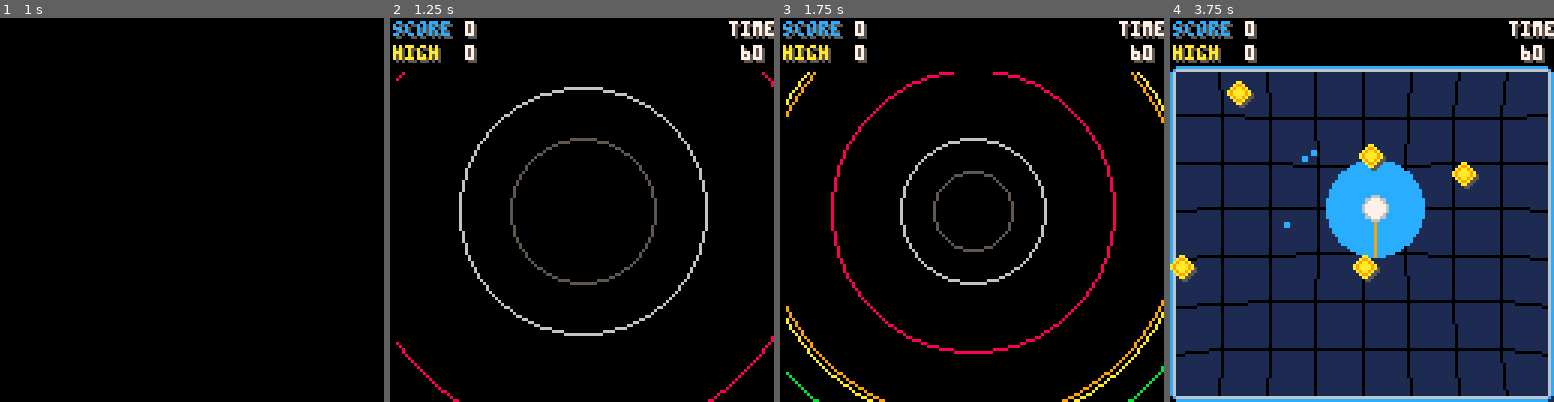
Above: before the commit, frames 1-4 (left to right).
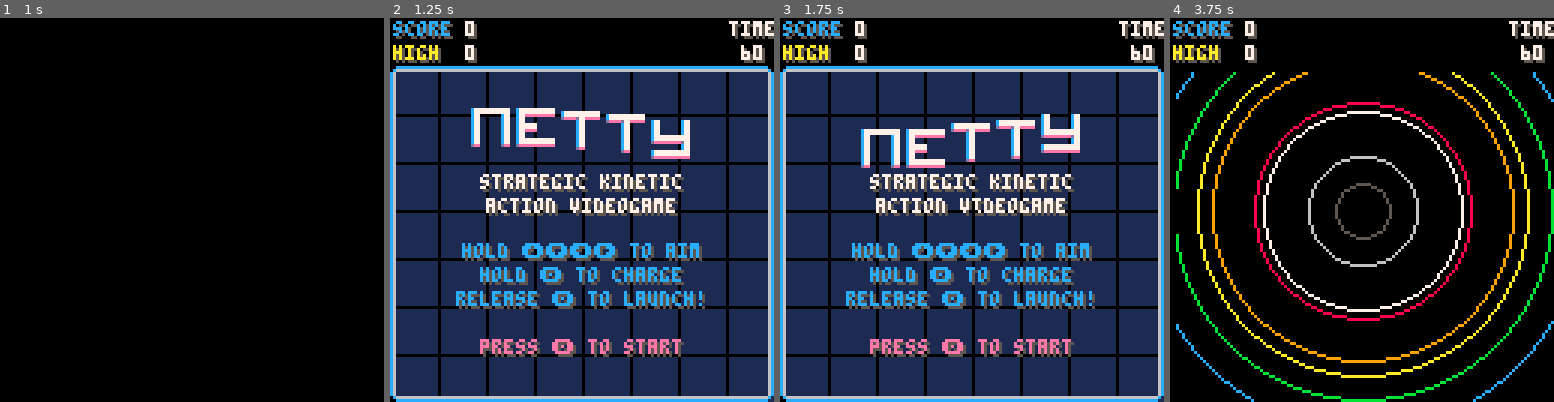
Above: after the commit, the same moments.

Repository: tesselode/netty
Game: PICO-8 cartridge launcher.p8
Same seed, same stepped clock (60 frames per second), same inputs: the game is played once before the commit and once after it.
Inputs:
- Up to frame 1 (1 s): tap X (X key) at 0.33 s; tap O (Z key) at 0.7 s
- Up to frame 2 (1.25 s): tap X (X key) at 1.07 s
- Up to frame 3 (1.75 s): hold Right from 1.6 s (still down); tap O (Z key) at 1.7 s
- Up to frame 4 (3.75 s): tap X (X key) at 1.85, 2.97 s; release Right at 2.1 s; tap O (Z key) every 0.4 s from 2.1 to 3.7 s; hold Up 2.15-2.42 s; hold Right 2.47-3.03 s; hold Left 3.08-3.58 s; hold Down from 3.63 s (still down)

Frame 1 is identical in both runs. In frame 2, 81% of the frame differs, in the area x 0-100%, y 12-100%; in frame 3, 81%; in frame 4, 80%.

Commit message:
title screen!

Diff:
--- a/launcher.p8
+++ b/launcher.p8
@@ -35,9 +35,10 @@
 
 
 -- extra functions
-function printc(s, x, y, c)
+function printc(s, x, y, c, glyphs)
+ glyphs = glyphs or 0
  s = s .. ''
- x -= #s * 2
+ x -= #s * 2 + glyphs * 2
  print(s, x, y, c)
 end
 
@@ -862,7 +863,7 @@
 	 end
 	end
 
- if self.statetimer <= 0 and btnp(5) then
+ if self.statetimer <= 0 and btnp(4) then
   gotostate(state.transition, state.intro, true)
  end
 end
@@ -889,8 +890,8 @@
 	  printc('new high score!', 65, 65, 5)
 	  printc('new high score!', 64, 64, 10)
 	 end
-	 printc('press ❎ to restart', 65, 81, 5)
-	 printc('press ❎ to restart', 64, 80, 12)
+	 printc('press 🅾️ to restart', 65, 81, 5, 1)
+	 printc('press 🅾️ to restart', 64, 80, 12, 1)
 	end
 end
 
@@ -1008,10 +1009,93 @@
 end
 
 
+-- title screen
+state.title = {}
+
+function state.title:enter()
+ music(0)
+end
+
+function state.title:update()
+ if btnp(4) then
+  music(-1)
+  gotostate(state.transition, state.intro, true)
+ end
+end
+
+function state.title:draw()
+ cls()
+
+ clip(2, 18, 126, 110)
+
+ rectfill(0, 0, 128, 128, 1)
+
+ -- draw grid
+ for x = 0, 128, 16 do
+  line(x, 16, x, 128, 0)
+ end
+ for y = 16, 128, 16 do
+  line(0, y, 128, y, 0)
+ end
+
+ clip()
+
+ map(0, 0, 0, 0, 16, 16)
+
+ -- draw hud
+ print('score', 2, 2, 5)
+ print('score', 1, 1, 12)
+ print(0, 26, 2, 5)
+ print(0, 25, 1, 7)
+ local s = dget(0)
+ if s ~= 0 then
+  s = s .. '00'
+ end
+ print('high', 2, 10, 5)
+ print('high', 1, 9, 10)
+ print(s, 26, 10, 5)
+ print(s, 25, 9, 7)
+ print('time', 114, 2, 5)
+ print('time', 113, 1, 7)
+ printc(60, 122, 10, 5)
+ printc(60, 121, 9, 7)
+
+ -- draw title
+ for i = 0, 4 do
+  local s = 6 + i * 2
+  local x = 128/2 - (15*5)/2 + 15*i
+  local y = 32 + 3.99 * sin(uptime/60 - 1/15*i)
+  spr(s, x, y, 2, 2)
+ end
+
+ printc('strategic kinetic', 65, 53, 5)
+ printc('strategic kinetic', 64, 52, 7)
+ printc('action videogame', 65, 61, 5)
+ printc('action videogame', 64, 60, 7)
+
+ -- instructions
+ camera(0, 1.99 * sin(uptime / 120) + 4)
+
+ printc('hold ⬆️⬇️⬅️➡️ to aim', 65, 81, 5, 4)
+ printc('hold ⬆️⬇️⬅️➡️ to aim', 64, 80, 12, 4)
+
+ printc('hold 🅾️ to charge', 65, 89, 5, 1)
+ printc('hold 🅾️ to charge', 64, 88, 12, 1)
+
+ printc('release 🅾️ to launch!', 65, 97, 5, 1)
+ printc('release 🅾️ to launch!', 64, 96, 12, 1)
+
+ printc('press 🅾️ to start', 65, 113, 5, 1)
+ printc('press 🅾️ to start', 64, 112, 14, 1)
+
+ camera()
+end
+
+
 
 -- main loop --
 function _init()
-	gotostate(state.transition, state.intro)
+	gotostate(state.transition, state.title)
 end
 
 function _update60()
Not shown, changed: 26 lines of the sprite sheet (__gfx__) section of launcher.p8
Not shown, changed: the music (__music__) section of launcher.p8
Not shown, changed: the sound effects (__sfx__) section of launcher.p8
Not shown, changed: todo.md
